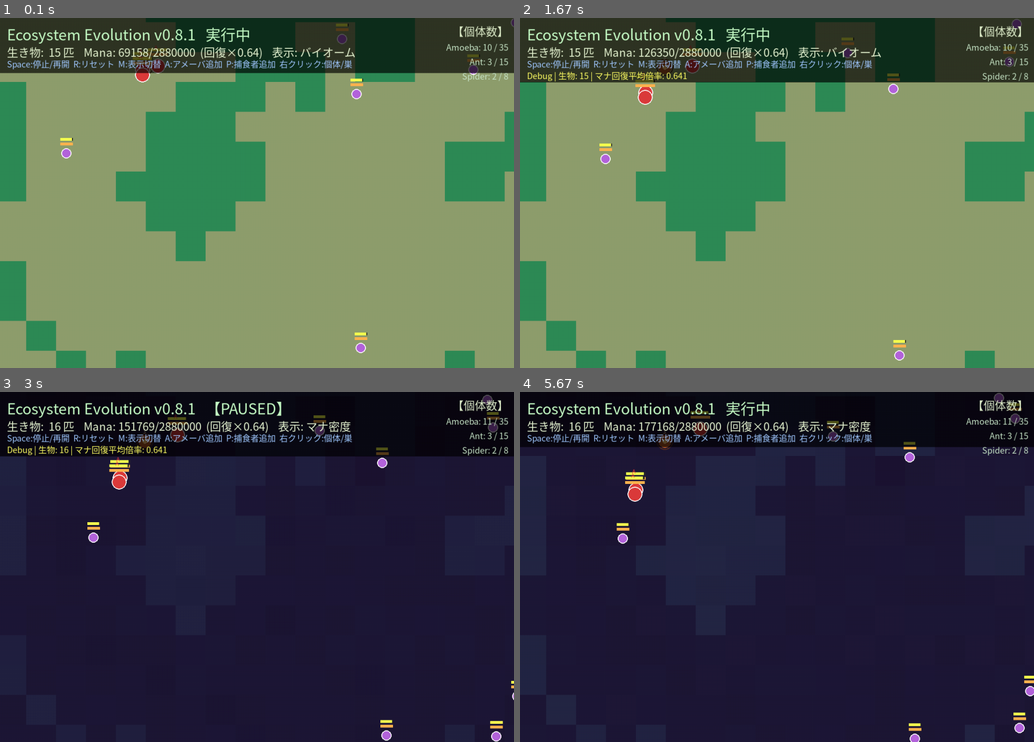
Above: before the commit, frames 1-4 (two rows, left to right).
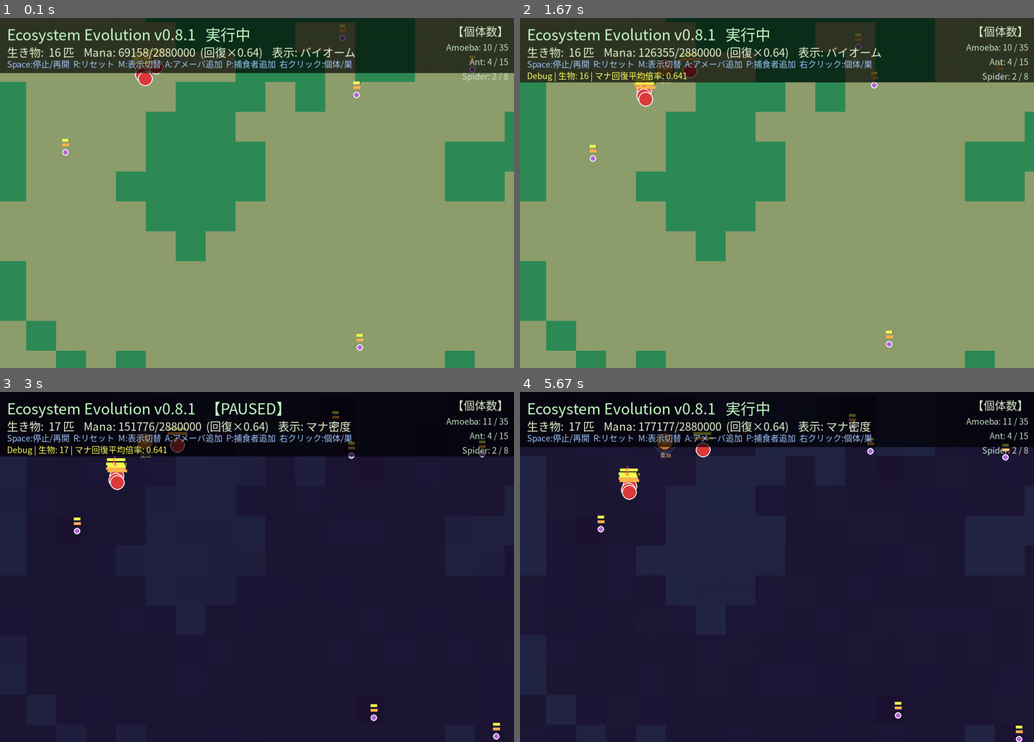
Above: after the commit, the same moments.

Repository: illuaStudio/ecosystem_evo
Game: pygame game, started from src/main.py
Same seed, same stepped clock (60 frames per second), same inputs: the game is played once before the commit and once after it.
Inputs (mouse positions are in pixels of both pictures, inside the frame that each line leads up to):
- Up to frame 1 (0.1 s): no input
- Up to frame 2 (1.67 s): tap Enter at 0.33 s; hold D 0.67-1.13 s; move the mouse to (777, 214) at 0.7 s
- Up to frame 3 (3 s): click (334, 444) at 1.72 s; tap M at 2 s; tap Space at 2.33 s; hold A from 2.67 s (still down); move the mouse to (71, 556) at 2.7 s
- Up to frame 4 (5.67 s): release A at 3.2 s; hold D 4-4.63 s; click (705, 493) at 4.72 s; tap Space at 5 s; right-click (581, 490) at 5.38 s

The runs differ from the first frame. In frame 1, 0.6% of the frame differs, in the area x 10-100%, y 0-96%; in frame 2, 1.0%; in frame 3, 1.4%; in frame 4, 1.7%, in the area x 10-100%, y 0-100%.

Commit message:
バイオマスの調整

Diff:
--- a/config/species/amoeba.json
+++ b/config/species/amoeba.json
@@ -1,5 +1,4 @@
 {
-
   "name": "Amoeba",
   "color": [180, 100, 220],
   "life_cycle": {
@@ -8,15 +7,15 @@
     "death": 8000
   },
   "traits": {
-    "base_size": 9.0,
-    "max_size": 18.0,
+    "base_size": 5.0,
+    "max_size": 10.0,
     "growth_rate": 0.004,
-    "base_speed": 1.0,
+    "base_speed": 0.5,
     "base_vision": 70,
     "max_hp": 60.0,
     "max_satiety": 45.0,
-    "metabolism_rate": 0.55
-
+    "metabolism_rate": 0.55,
+    "corpse_decompose_rate": 0.002
   },
   "mind": {
     "type": "utility",
@@ -40,7 +39,7 @@
         "params": {
           "satiety_threshold": 0.5,
           "energy_cost": 0.5,
-          "min_reproduce_size": 12.0,
+          "min_reproduce_size": 10.0,
           "size_reduction": 0.75,
           "offspring_size_ratio": 0.50,
           "offspring_satiety_ratio": 0.80,
--- a/config/species/ant.json
+++ b/config/species/ant.json
@@ -10,6 +10,7 @@
     "spawn_spread": 28,
     "deposit_radius": 30,
     "max_food": 5000,
+    "initial_stored_food": 2000,
     "food_leak_rate": 0.00012,
     "food_to_mana_ratio": 0.35,
     "food_leak_reserve_ratio": 0.15,
@@ -71,7 +72,7 @@
         "params": {
           "speed_multiplier": 1.15,
           "deposit_radius": 30,
-          "base_max_carry": 3.3
+          "base_max_carry": 100
         }
       },
       {
--- a/src/components/corpse.py
+++ b/src/components/corpse.py
@@ -55,7 +55,7 @@
         owner.alive = False
         owner.hp = 0
         size = float(owner.traits.get("base_size", 9.0))
-        biomass = owner.max_satiety * 0.75 + size * 2.2
+        biomass = size * 20
         self.remaining_biomass = biomass
         self.initial_biomass = biomass
 
--- a/src/entities/species.py
+++ b/src/entities/species.py
@@ -12,6 +12,11 @@
     "metabolism_rate",
     "satiety_hungry_below",
     "satiety_full_above",
+})
+
+# ESSENTIAL に無くても JSON にあればcreature.traitsへ渡す（CorpseComponent 等が参照）
+OPTIONAL_TRAIT_KEYS = frozenset({
+    "corpse_decompose_rate",
 })
 
 TRAIT_DEFAULTS = {
@@ -44,8 +49,9 @@
 
 
 def normalize_traits(raw: dict) -> dict:
-    """JSON の traits を身体特性のみに正規化し、欠損キーにデフォルトを補う。"""
-    traits = {k: raw[k] for k in ESSENTIAL_TRAIT_KEYS if k in raw}
+    """JSON の traits を正規化し、欠損キーにデフォルトを補う。"""
+    allowed = ESSENTIAL_TRAIT_KEYS | OPTIONAL_TRAIT_KEYS
+    traits = {k: raw[k] for k in allowed if k in raw}
     if "satiety_hungry_below" not in traits and "hunger_threshold" in raw:
         traits["satiety_hungry_below"] = 1.0 - float(raw["hunger_threshold"])
     for key, default in TRAIT_DEFAULTS.items():
--- a/src/systems/nest_system.py
+++ b/src/systems/nest_system.py
@@ -58,13 +58,17 @@
         species_name: str,
         *,
         max_food: float = 400.0,
+        stored_food: float = 0.0,
     ) -> Nest:
+        cap = float(max_food)
+        food = max(0.0, min(float(stored_food), cap))
         nest = Nest(
             id=self._next_id,
             x=float(x),
             y=float(y),
             owner_species=species_name,
-            max_food=float(max_food),
+            stored_food=food,
+            max_food=cap,
         )
         self._next_id += 1
         self.nests[nest.id] = nest
@@ -166,11 +170,15 @@
             return
 
         cx, cy = entity_xy(creature)
+        initial_food = float(
+            cfg.get("initial_stored_food", cfg.get("initial_food", 0.0))
+        )
         nest = self.create_nest(
             cx,
             cy,
             species_name,
             max_food=max_food,
+            stored_food=initial_food,
         )
         colony.nest_id = nest.id
 
--- a/tests/test_ant_nest.py
+++ b/tests/test_ant_nest.py
@@ -79,6 +79,63 @@
         world.add_creature(second)
         self.assertEqual(second.colony.nest_id, nest_id)
         self.assertEqual(len(world.nest_system.nests), 1)
+
+    def test_new_nest_gets_initial_stored_food_from_colony_cfg(self):
+        world = World.from_json(
+            {"name": "Test", "world_width": 1000, "world_height": 1000}
+        )
+        factory = CreatureFactory()
+        ant = factory.create("Ant", world=world, x=100, y=100)
+        world.nest_system.assign_creature(
+            ant,
+            {
+                "single_colony": True,
+                "max_food": 500.0,
+                "initial_stored_food": 123.0,
+            },
+        )
+        nest = world.nest_system.get_creature_nest(ant)
+        self.assertIsNotNone(nest)
+        self.assertAlmostEqual(nest.stored_food, 123.0)
+        self.assertAlmostEqual(nest.max_food, 500.0)
+
+    def test_initial_stored_food_clamped_to_max_food(self):
+        world = World.from_json(
+            {"name": "Test", "world_width": 1000, "world_height": 1000}
+        )
+        factory = CreatureFactory()
+        ant = factory.create("Ant", world=world, x=100, y=100)
+        world.nest_system.assign_creature(
+            ant,
+            {
+                "single_colony": True,
+                "max_food": 80.0,
+                "initial_stored_food": 999.0,
+            },
+        )
+        nest = world.nest_system.get_creature_nest(ant)
+        self.assertAlmostEqual(nest.stored_food, 80.0)
+
+    def test_joining_existing_nest_does_not_reset_stored_food(self):
+        world = World.from_json(
+            {"name": "Test", "world_width": 1000, "world_height": 1000}
+        )
+        factory = CreatureFactory()
+        first = factory.create("Ant", world=world, x=300, y=300)
+        world.nest_system.assign_creature(
+            first,
+            {"single_colony": True, "max_food": 400.0, "initial_stored_food": 90.0},
+        )
+        nest = world.nest_system.get_creature_nest(first)
+        nest.stored_food = 50.0
+
+        second = factory.create("Ant", world=world, x=900, y=900)
+        world.nest_system.assign_creature(
+            second,
+            {"single_colony": True, "max_food": 400.0, "initial_stored_food": 200.0},
+        )
+        self.assertEqual(second.colony.nest_id, nest.id)
+        self.assertAlmostEqual(nest.stored_food, 50.0)
 
     def test_hunt_pickup_and_deposit_increases_nest_storage(self):
         world = World()
Not shown, changed: docs/Species_JSON_Spec.md
